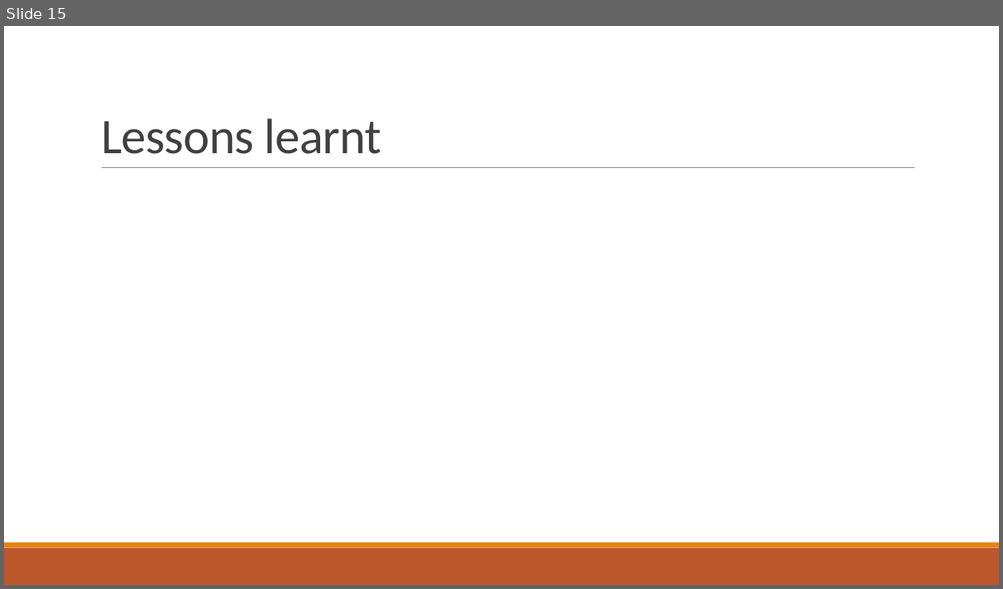
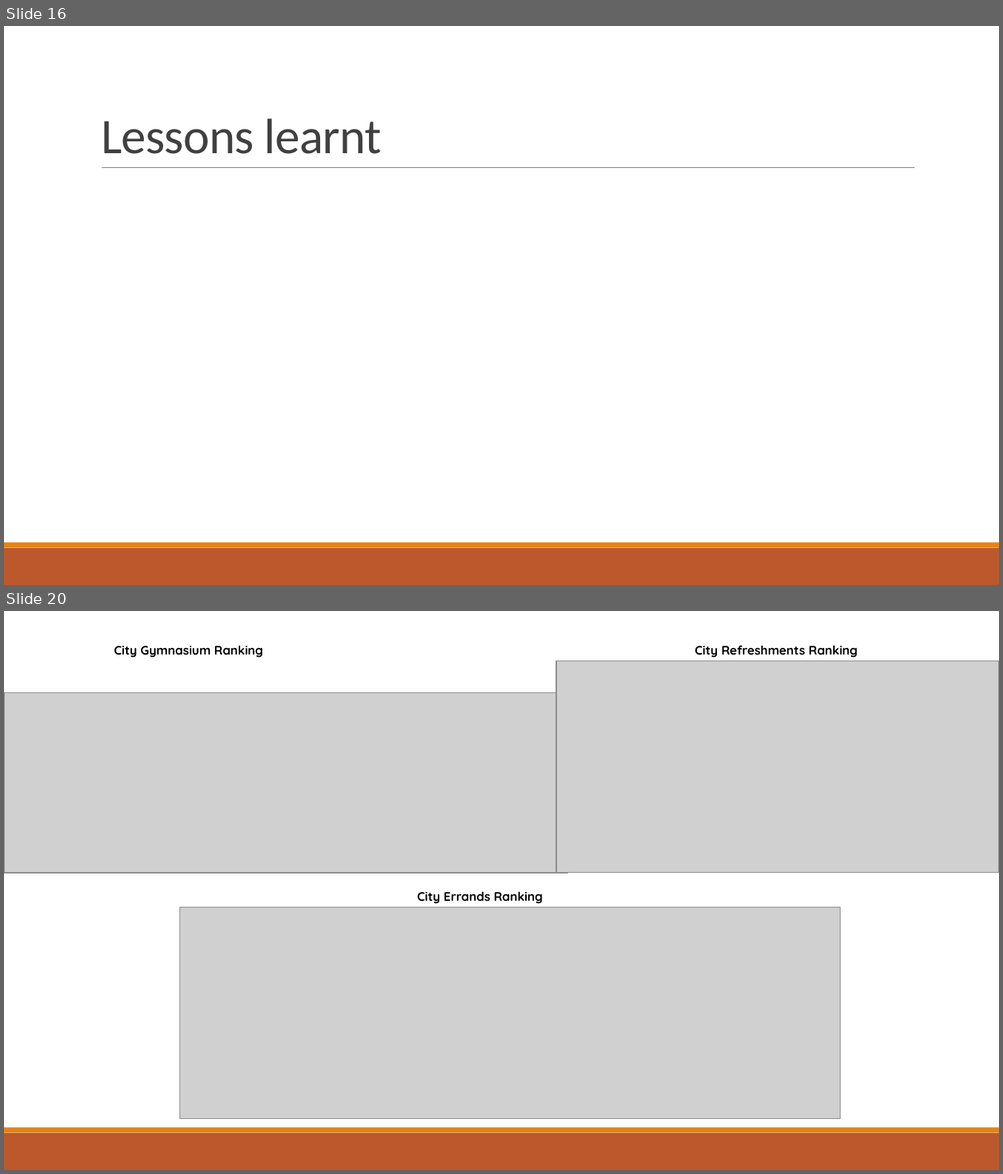
Before and after one commit to indranik/BC_Project1, a slide deck: Project1_Presentation.pptx. Shown one above the other, each under a label of ours: slide 15 before the commit, slides 16 and 20 after it; the slides between them are not shown. The pictures are 1003x589 and 1003x1174 pixels, drawn with LibreOffice and Linux fonts; fonts in the diff are those of the drawing; grey boxes stand for pictures. Boxes give left, top, right and bottom in pixels: in the first picture for what was removed or moved away, otherwise in the second. Text is boxed around its words. In the diff, an @@ line names an element or a change of style, - is before the commit and + after.

```diff
--- a/Project1_Presentation.pptx
+++ b/Project1_Presentation.pptx
@@ slide 20 added at bbox=[4, 611, 999, 1170], background #FFFFFF; not listed: 3 template elements that a slide beside it also shows @@
@@ text added at bbox=[114, 645, 263, 658], 12 pt, text #000000, bold @@
+City Gymnasium Ranking
@@ text added at bbox=[694, 645, 857, 658], 12 pt, text #000000, bold @@
+City Refreshments Ranking
@@ picture added at bbox=[556, 661, 998, 873] @@
@@ picture added at bbox=[4, 693, 567, 873] @@
@@ text added at bbox=[417, 891, 543, 904], 12 pt, text #000000, bold @@
+City Errands Ranking
@@ picture added at bbox=[180, 908, 840, 1120] @@
@@ what was slide 15 is now slide 16 @@
```
Also in this commit, not shown: 4 other slides added, 1 other file.
